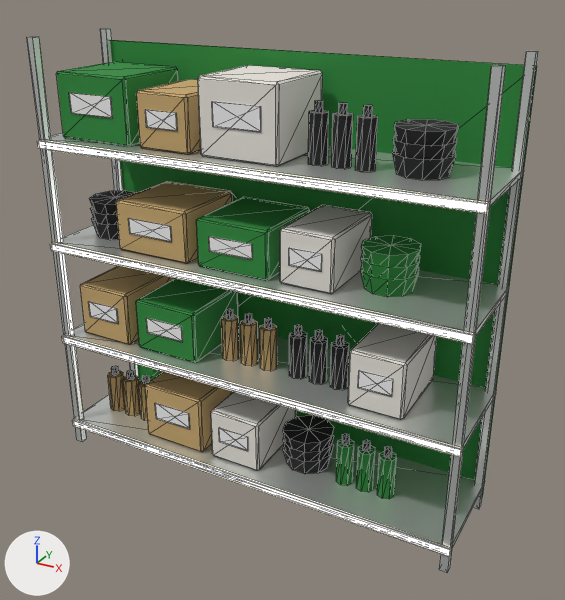
Before and after pictures for a commit that changed the glTF model public/models/shop/grow_shelf.glb.
Camera for both pictures: a camera (50 mm lens) standing at (1.61, -2.76, 2.31) and looking at (0.09, 0.01, 0.93). The axes (+X, +Y, +Z) are drawn at lower left. The lights are the same throughout. The first picture is the older version. Mesh edges are drawn as thin lines. Vertices at exactly the same position are counted once.

The scene before the commit, as lines of its bpy script (objects in view):
```python
me_mesh_0 = bpy.data.meshes.new('Mesh_0')
me_mesh_0.from_pydata(...)  # 1185 vertices, 2092 faces; spans x -1.0..1.0, y -0.26..0.25, z 0.0..2.0
# faces by material slot: [1948, 96, 48]
me_mesh_0.materials.append(mat_solid)
me_mesh_0.materials.append(mat_metal)
me_mesh_0.materials.append(mat_glow)
ob_grow_shelf = bpy.data.objects.new('grow_shelf', me_mesh_0)
ob_grow_shelf.location = (0.0, 0.0, 0.0)
```
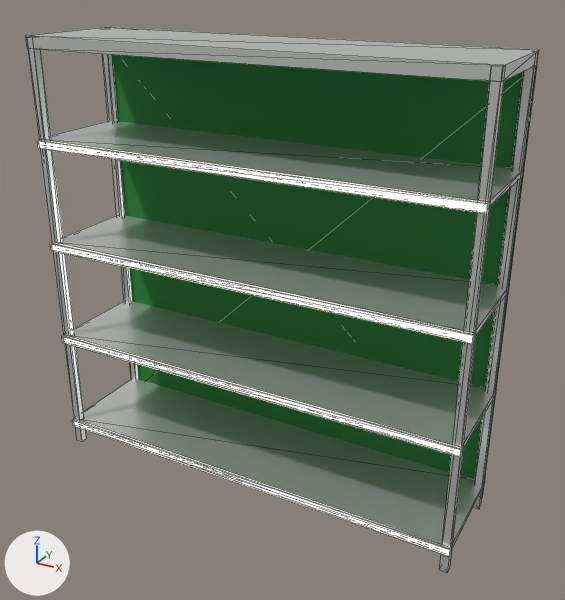
Changed parts and their boxes (x1, y1, x2, y2) in the pictures (565 x 600 px):
'grow_shelf', reshaped: before (27, 28, 538, 573); after (26, 27, 539, 573)
part 1 of me_mesh_0, added: after (26, 27, 539, 82)
part 2 of me_mesh_0, deleted: before (56, 62, 459, 499)

What changed in the scene script:
```text
Change me_mesh_0:
    used by ob_grow_shelf; location = (0.0, 0.0, 0.0)
    remove me_mesh_0.from_pydata(...)  # 1185 vertices, 2092 faces; spans x -1.0..1.0, y -0.26..0.25, z 0.0..2.0
    add me_mesh_0.from_pydata(...)  # 112 vertices, 168 faces; spans x -1.0..1.0, y -0.26..0.25, z 0.0..2.01
    me_mesh_0 part 1: a new loose piece, a box spanning x -1.0..1.0, y -0.25..0.25, z 1.955..2.005, in mat_metal
    me_mesh_0 part 2: 49 loose pieces with 1081 vertices, spanning x -0.93..0.81, y -0.2..0.19, z 0.13..1.89, are deleted
```
